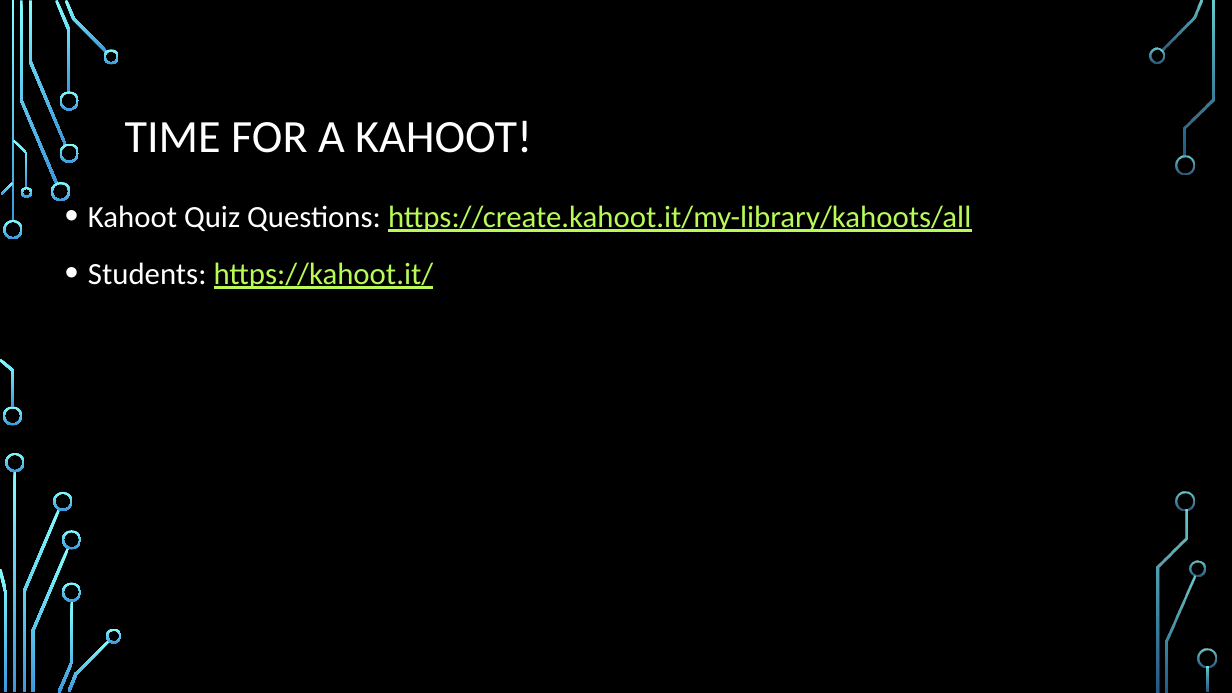
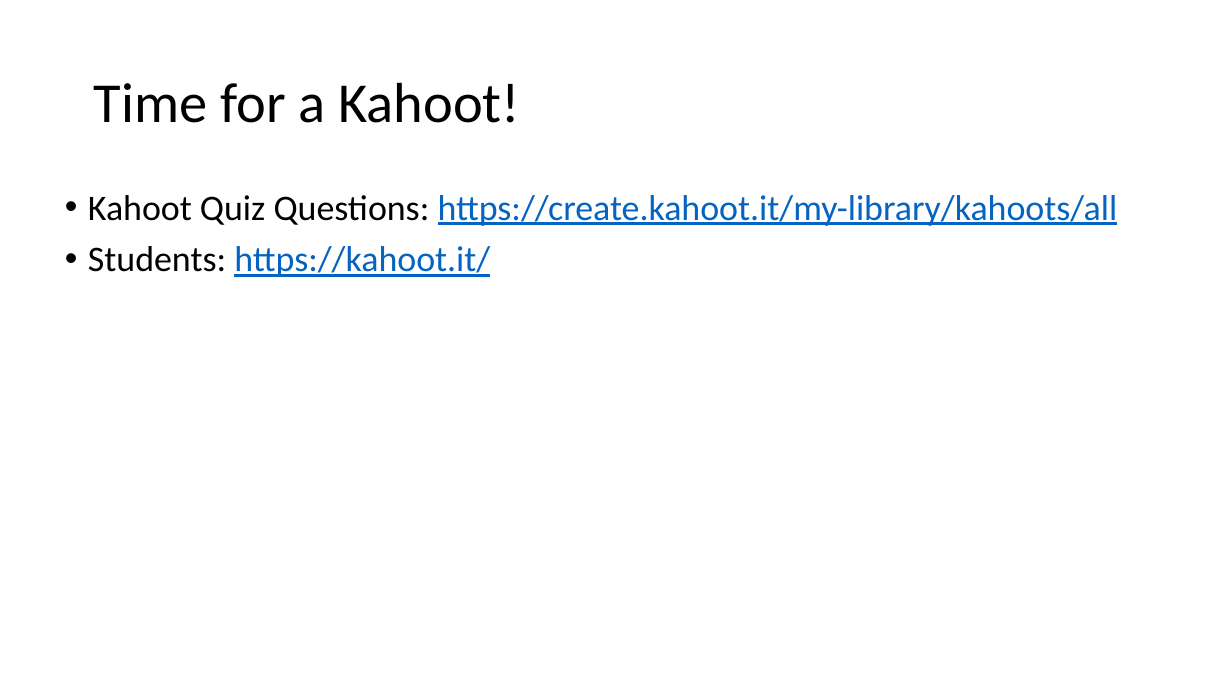
Before and after one commit to CCBatIIT/modelingworkshop, a slide deck: slide 16 of slides/2-2-molecular_docking.pptx. Drawn at 1232x693 pixels with LibreOffice and Linux fonts; fonts in the diff are those of the drawing; background and template pictures are left out. Boxes give left, top, right and bottom in pixels: in the first picture for what was removed or moved away, otherwise in the second. Text is boxed around its words. In the diff, an @@ line names an element or a change of style, - is before the commit and + after.

```diff
--- a/slides/2-2-molecular_docking.pptx
+++ b/slides/2-2-molecular_docking.pptx
@@ background picture (left out) to #FFFFFF @@
@@ title at (94, 82, 520, 123): text changed; size 36 to 44 pt; text colour #FFFFFF to #000000 @@
-TIME FOR A KAHOOT!
+Time for a Kahoot!
@@ text "Kahoot Quiz Questions: https://create.kahoot.it/my-library/k ..." at (88, 195, 1118, 277): size 24 to 28 pt; text colour #FFFFFF to #000000 in "Kahoot Quiz Questions:", "Students:"; text colour #B8FA56 to #0563C1 in "https://create.kahoot.it/my-library/kahoots/all", "https://kahoot.it/"; line spacing 1.2 to 0.9 @@
@@ group removed at (0, 0, 1217, 693): 33 freeform shapes, 3 rectangles @@
```
Also in this commit, not shown: 16 other slides changed, 9 other files.
